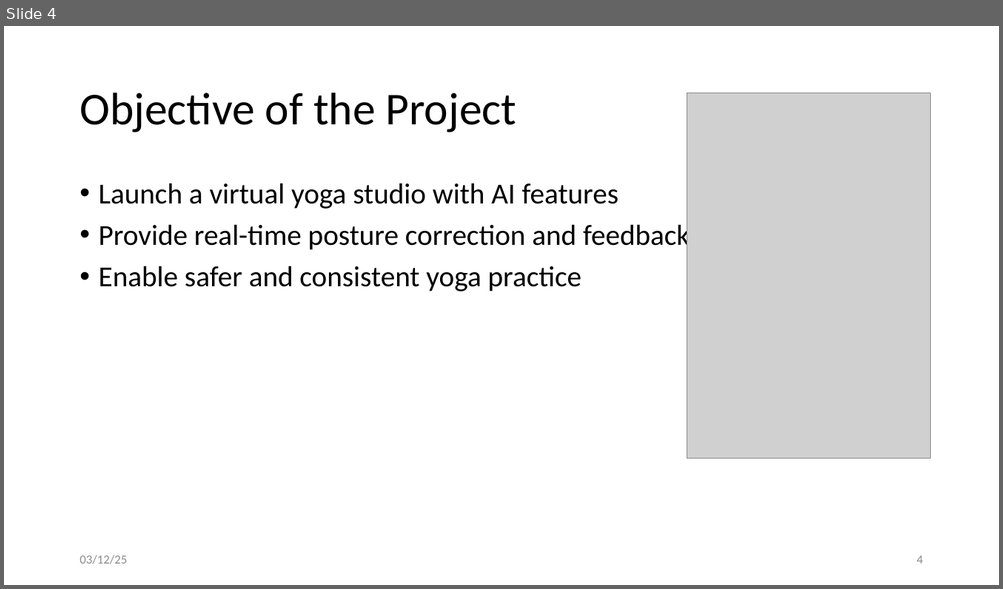
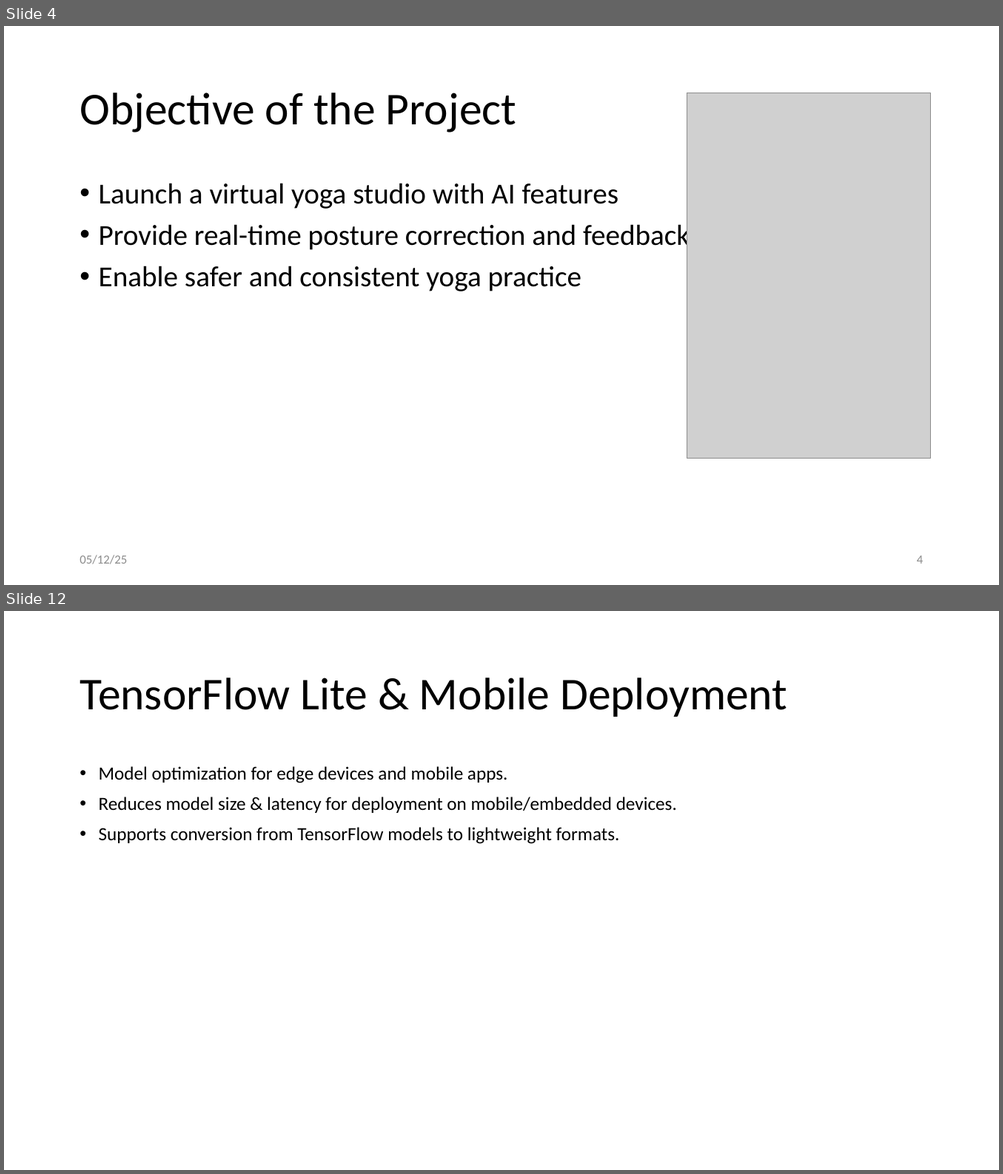
Before and after one commit to SaiSudhaV/VirtualYogaTrainer, a slide deck: docs/MT24AAC019_MiniProject_Evaluation3.pptx. Shown one above the other, each under a label of ours: slide 4 before the commit, slides 4 and 12 after it; the slides between them are not shown. The pictures are 1003x589 and 1003x1174 pixels, drawn with LibreOffice and Linux fonts; fonts in the diff are those of the drawing; grey boxes stand for pictures. Boxes give left, top, right and bottom in pixels: in the first picture for what was removed or moved away, otherwise in the second. Text is boxed around its words. In the diff, an @@ line names an element or a change of style, - is before the commit and + after.

```diff
--- a/docs/MT24AAC019_MiniProject_Evaluation3.pptx
+++ b/docs/MT24AAC019_MiniProject_Evaluation3.pptx
@@ slide 12 added at bbox=[4, 611, 999, 1170], background #FFFFFF @@
@@ title added at bbox=[79, 678, 787, 717], 44 pt, text #000000 @@
+TensorFlow Lite & Mobile Deployment
@@ text added at bbox=[99, 766, 677, 844], 18 pt, text #000000 @@
+• Model optimization for edge devices and mobile apps.
+• Reduces model size & latency for deployment on mobile/embedded devices.
+• Supports conversion from TensorFlow models to lightweight formats.
@@ slide 4 changed as well @@
@@ text at bbox=[79, 555, 127, 565]: text changed @@
-03/12/25
+05/12/25
```
Also in this commit, not shown: 8 other slides changed, 16 other slides added, 1 slide removed, 13 other files.
